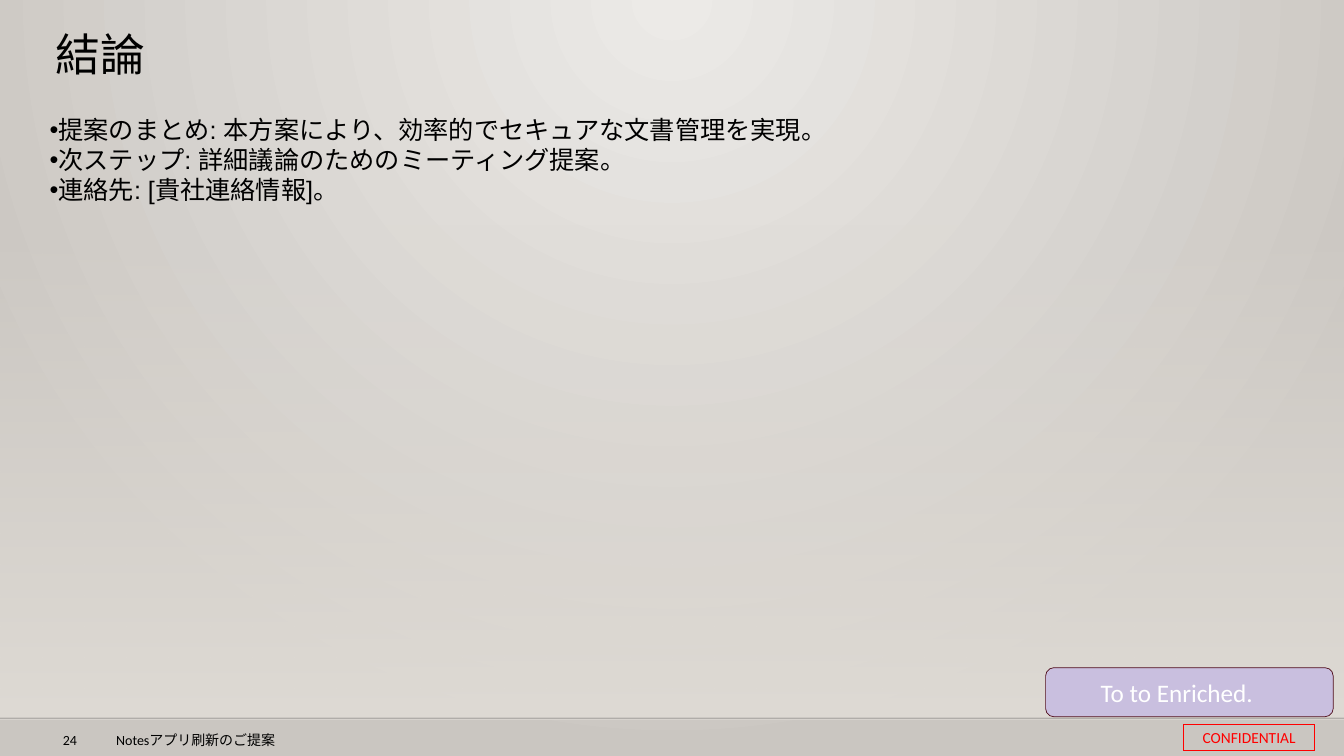
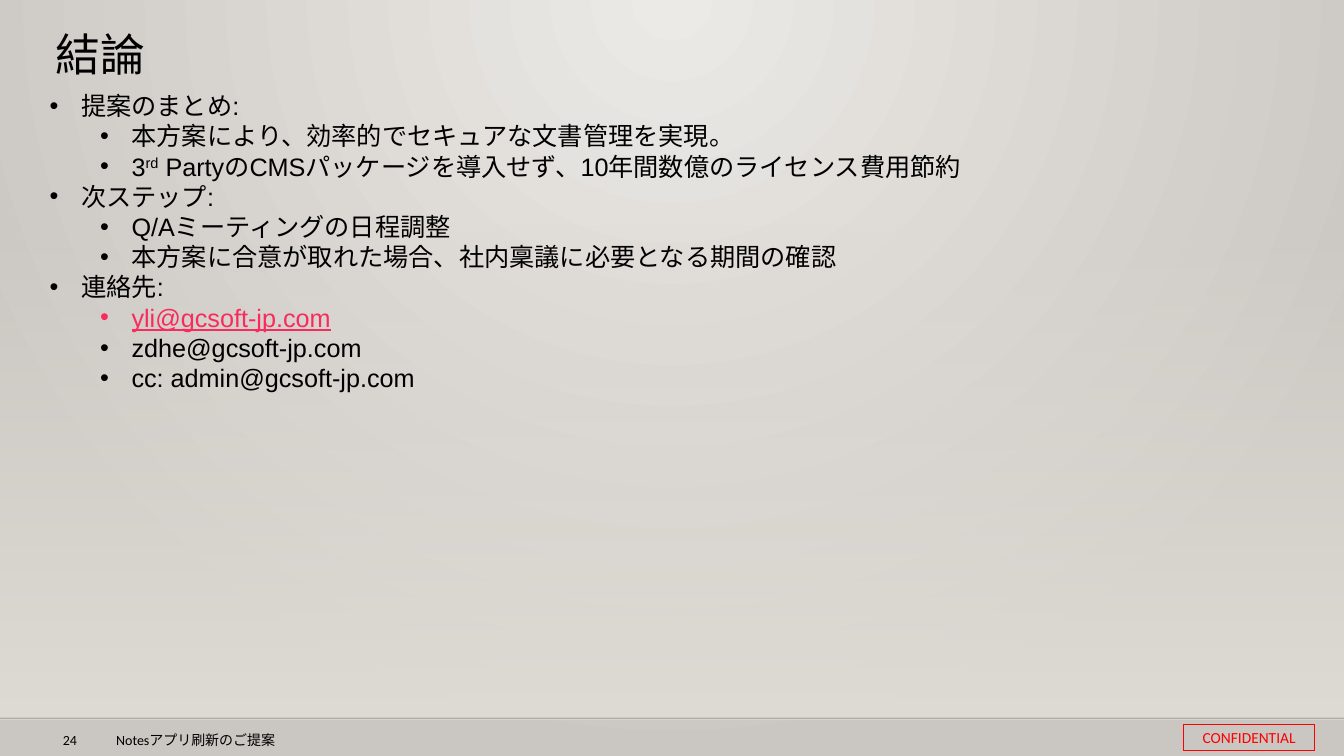
Before and after one commit to 0494938/Notes--CMS-Online, a slide deck: slide 24 of Notesアプリ刷新プロジェクト提案見積もり.pptx. Drawn at 1344x756 pixels with LibreOffice and Linux fonts; fonts in the diff are those of the drawing; background and template pictures are left out. Boxes give left, top, right and bottom in pixels: in the first picture for what was removed or moved away, otherwise in the second. Text is boxed around its words. In the diff, an @@ line names an element or a change of style, - is before the commit and + after.

```diff
--- a/Notesアプリ刷新プロジェクト提案見積もり.pptx
+++ b/Notesアプリ刷新プロジェクト提案見積もり.pptx
@@ text at bbox=[81, 94, 961, 393]: text changed @@
-• 提案のまとめ: 本方案により、効率的でセキュアな文書管理を実現。
-• 次ステップ: 詳細議論のためのミーティング提案。
-• 連絡先: [貴社連絡情報]。
+• 提案のまとめ:
+  • 本方案により、効率的でセキュアな文書管理を実現。
+  • 3rd PartyのCMSパッケージを導入せず、10年間数億のライセンス費用節約
+• 次ステップ:
+  • Q/Aミーティングの日程調整
+  • 本方案に合意が取れた場合、社内稟議に必要となる期間の確認
+• 連絡先:
+  • yli@gcsoft-jp.com
+  • zdhe@gcsoft-jp.com
+  • cc: admin@gcsoft-jp.com
@@ rounded rectangle removed at bbox=[1046, 667, 1333, 717] @@
-To to Enriched.
```
Also in this commit, not shown: 17 other slides changed, 1 other file.
